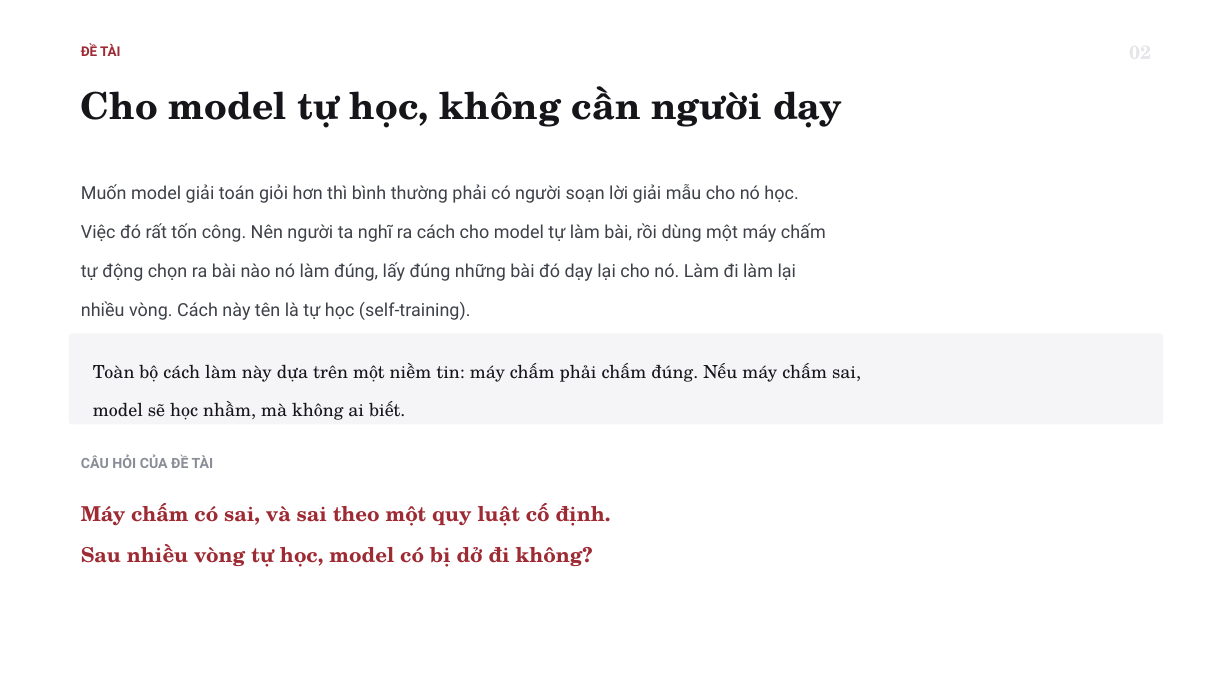
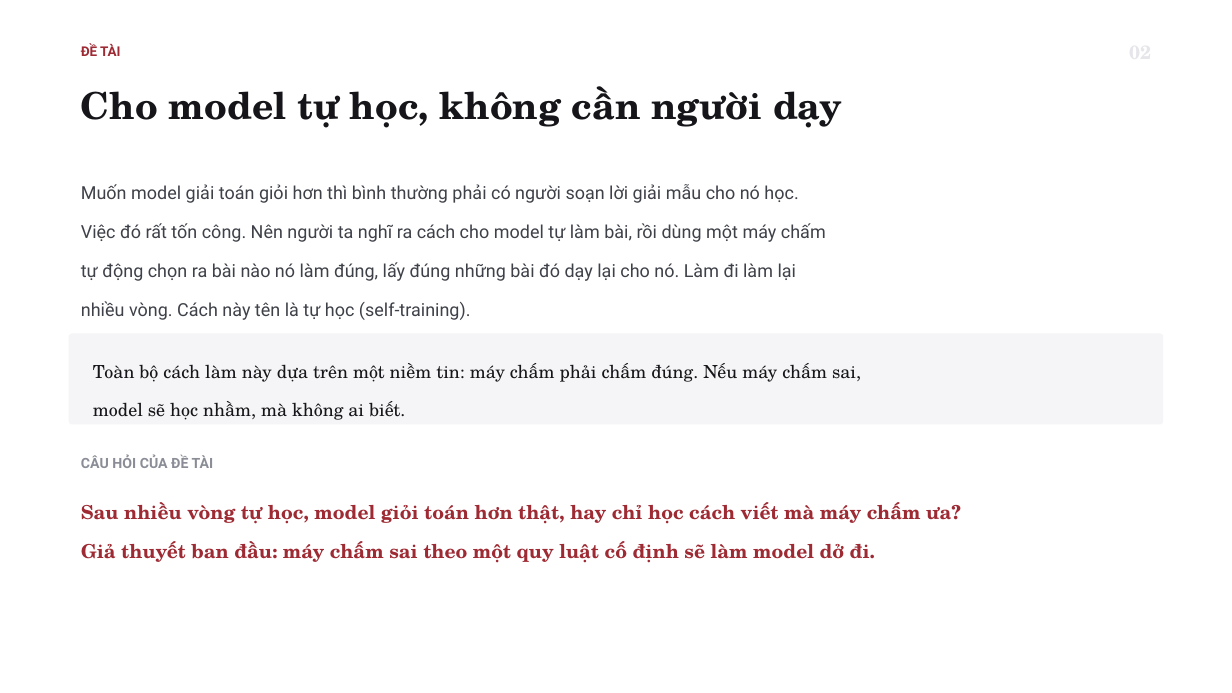
Before and after one commit to tsan2711/DACNTT_2026, a slide deck: slide 3 of BaoCaoTienDo_Tuan1-3_52300057_52300006.pptx. Drawn at 1232x693 pixels with LibreOffice and Linux fonts; fonts in the diff are those of the drawing. Boxes give left, top, right and bottom in pixels: in the first picture for what was removed or moved away, otherwise in the second. Text is boxed around its words. In the diff, an @@ line names an element or a change of style, - is before the commit and + after.

```diff
--- a/BaoCaoTienDo_Tuan1-3_52300057_52300006.pptx
+++ b/BaoCaoTienDo_Tuan1-3_52300057_52300006.pptx
@@ text at (81,502,961,563): text changed; size 16 to 15 pt @@
-Máy chấm có sai, và sai theo một quy luật cố định.
-Sau nhiều vòng tự học, model có bị dở đi không?
+Sau nhiều vòng tự học, model giỏi toán hơn thật, hay chỉ học cách viết mà máy chấm ưa?
+Giả thuyết ban đầu: máy chấm sai theo một quy luật cố định sẽ làm model dở đi.
```
Also in this commit, not shown: 3 other slides changed, 2 slides added, 4 slides removed, 4 other files.
